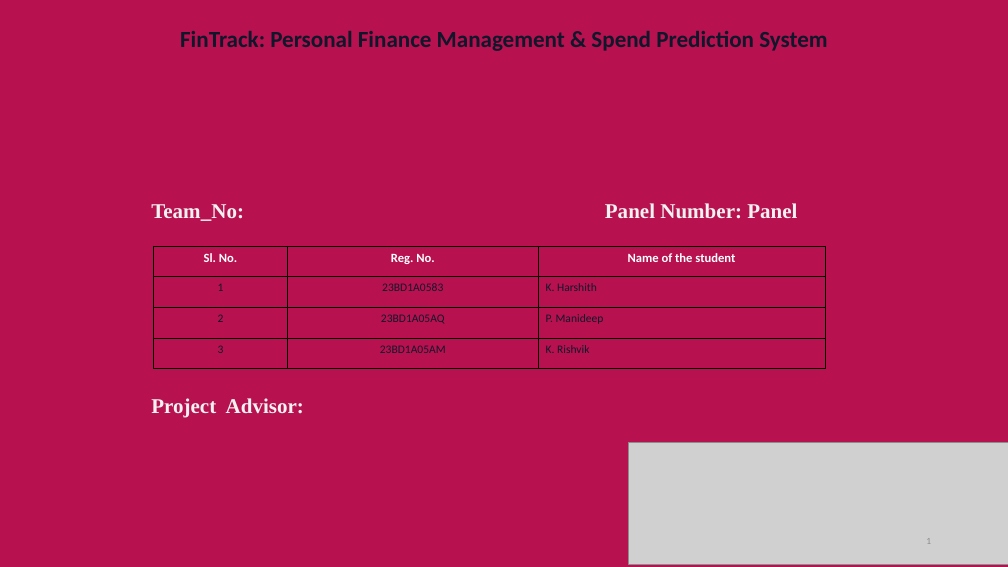
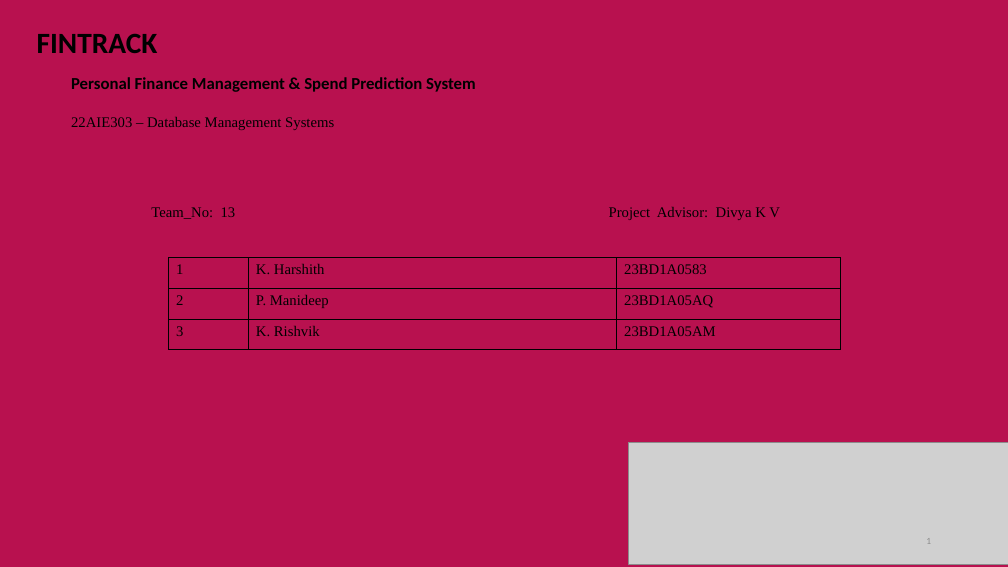
Before and after one commit to harshithchowdary999/Fintrack, a slide deck: slide 1 of FinTrack_Presentation.pptx. Drawn at 1008x567 pixels with LibreOffice and Linux fonts; fonts in the diff are those of the drawing; grey boxes stand for pictures. Boxes give left, top, right and bottom in pixels: in the first picture for what was removed or moved away, otherwise in the second. Text is boxed around its words. In the diff, an @@ line names an element or a change of style, - is before the commit and + after.

Commit message:
Update FinTrack presentation with exact Amrita DBMS 12-slide template structure and visual diagrams

```diff
--- a/FinTrack_Presentation.pptx
+++ b/FinTrack_Presentation.pptx
@@ text added at (x1=37, y1=33, x2=158, y2=53), 28 pt, text #000000, bold @@
+FINTRACK
@@ text at (x1=71, y1=77, x2=476, y2=92): text changed; size 22 to 16 pt; text colour #0F172A to #000000 @@
-FinTrack: Personal Finance Management & Spend Prediction System
+Personal Finance Management & Spend Prediction System
@@ text added at (x1=71, y1=117, x2=334, y2=130), 14 pt, text #000000 @@
+22AIE303 – Database Management Systems
@@ text at (x1=151, y1=207, x2=780, y2=220): text changed; size 20 to 14 pt; text colour #F2F2F2 to #000000; bold off @@
-Team_No: Panel Number: Panel
-Project Advisor:
+Team_No: 13 Project Advisor: Divya K V
@@ table at (x1=169, y1=258, x2=841, y2=350) @@
-row 1: Sl. No. | Reg. No. | Name of the student
-row 2: 1 | 23BD1A0583 | K. Harshith
-row 3: 2 | 23BD1A05AQ | P. Manideep
-row 4: 3 | 23BD1A05AM | K. Rishvik
+row 1: 1 | K. Harshith | 23BD1A0583
+row 2: 2 | P. Manideep | 23BD1A05AQ
+row 3: 3 | K. Rishvik | 23BD1A05AM
@@ table resized from (x1=154, y1=247, x2=826, y2=357) to (x1=169, y1=258, x2=841, y2=350) @@
```
Also in this commit, not shown: 1 other slide changed, 10 slides added, 21 slides removed.
